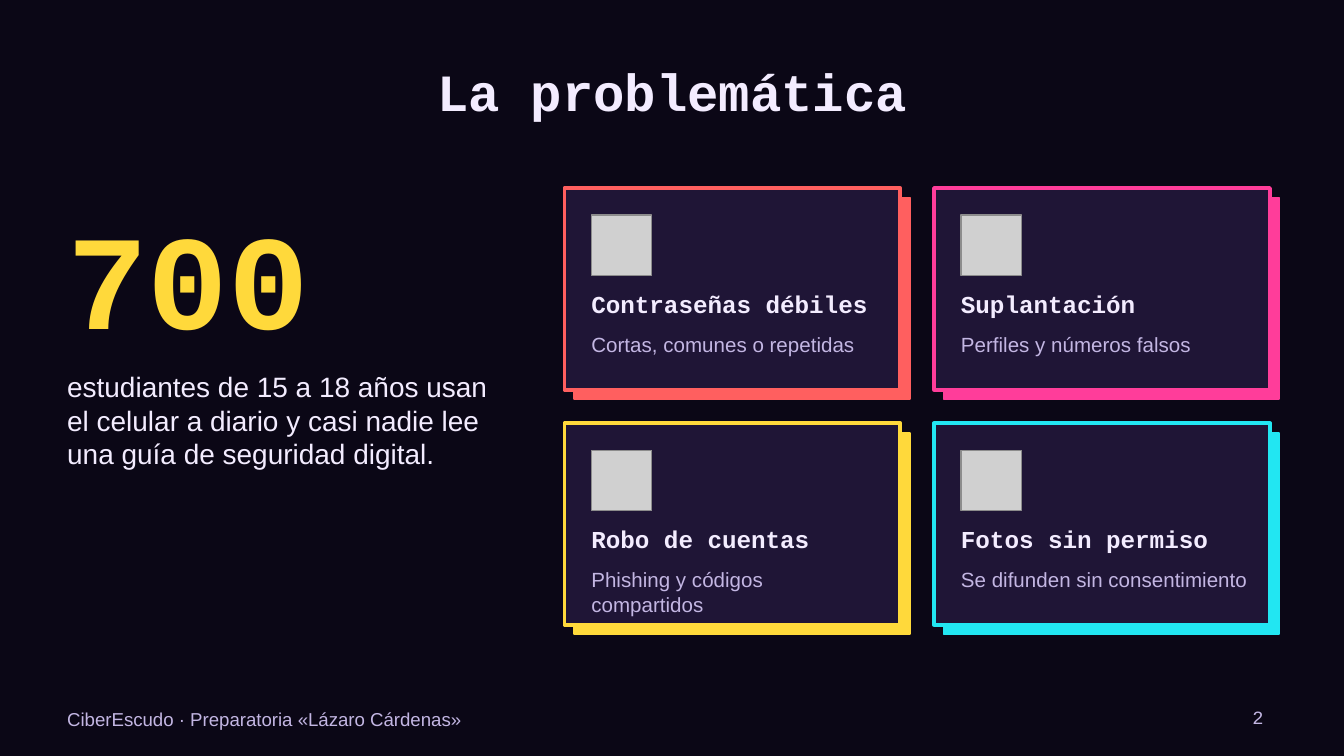
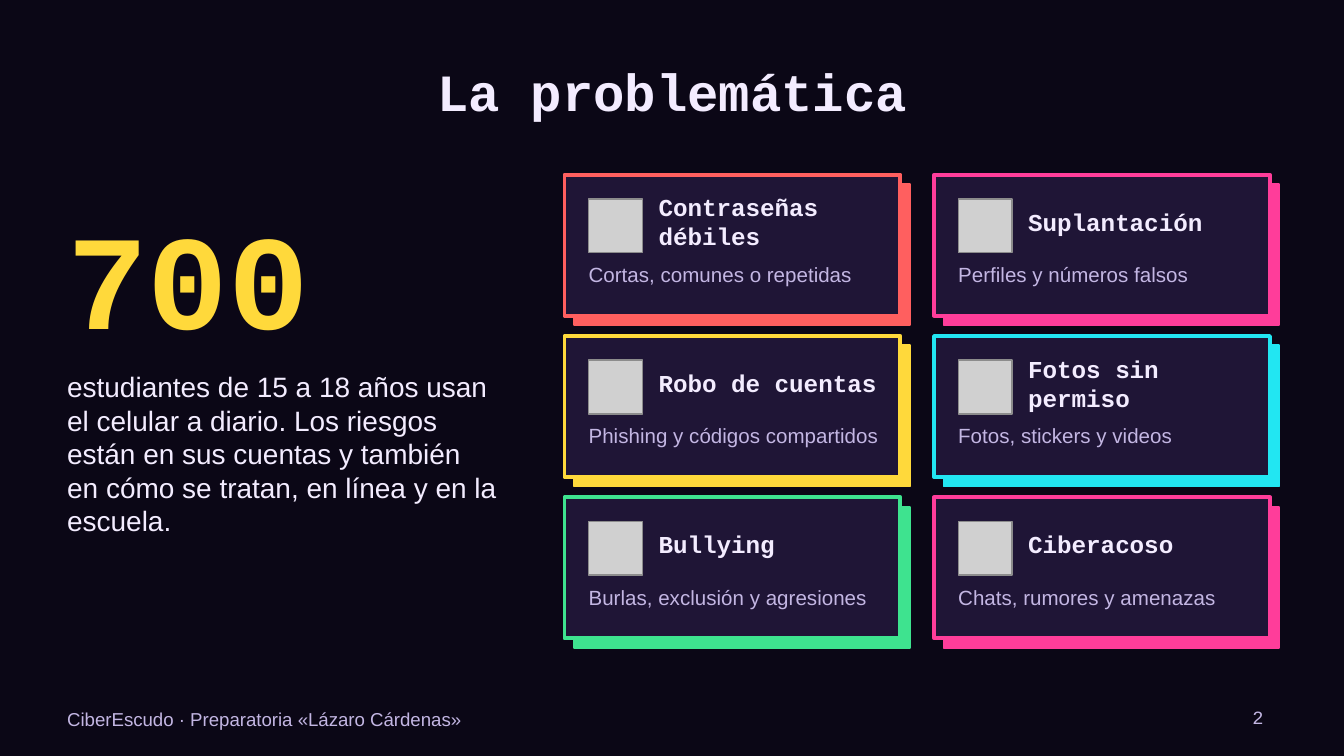
Before and after one commit to Biggu-Bosu/DESCARGAS, a slide deck: slide 2 of ciberescudo/entregables/GUION.pptx. Drawn at 1344x756 pixels with LibreOffice and Linux fonts; fonts in the diff are those of the drawing; grey boxes stand for pictures. Boxes give left, top, right and bottom in pixels: in the first picture for what was removed or moved away, otherwise in the second. Text is boxed around its words. In the diff, an @@ line names an element or a change of style, - is before the commit and + after.

```diff
--- a/ciberescudo/entregables/GUION.pptx
+++ b/ciberescudo/entregables/GUION.pptx
@@ rectangle: place and size @@
-rectangle at bbox=[564, 188, 900, 390]
+rectangle at bbox=[564, 175, 900, 316]
@@ rectangle: place and size @@
-rectangle at bbox=[934, 188, 1270, 390]
+rectangle at bbox=[934, 175, 1270, 316]
@@ rectangle: place and size @@
-rectangle at bbox=[574, 198, 910, 399]
+rectangle at bbox=[574, 184, 910, 325]
@@ picture: place and size @@
-picture at bbox=[591, 215, 652, 276]
+picture at bbox=[589, 199, 642, 253]
@@ text "Contraseñas débiles": place and size @@
-text "Contraseñas débiles" at bbox=[591, 295, 868, 314]
+text "Contraseñas débiles" at bbox=[659, 199, 819, 246]
@@ rectangle: place and size @@
-rectangle at bbox=[943, 198, 1279, 399]
+rectangle at bbox=[943, 184, 1279, 325]
@@ picture: place and size @@
-picture at bbox=[961, 215, 1021, 276]
+picture at bbox=[958, 199, 1012, 253]
@@ text "Suplantación": place and size @@
-text "Suplantación" at bbox=[961, 295, 1135, 318]
+text "Suplantación" at bbox=[1028, 213, 1202, 236]
@@ text "Cortas, comunes o repetidas": place and size @@
-text "Cortas, comunes o repetidas" at bbox=[591, 337, 855, 357]
+text "Cortas, comunes o repetidas" at bbox=[589, 267, 852, 287]
@@ text "Perfiles y números falsos": place and size @@
-text "Perfiles y números falsos" at bbox=[961, 337, 1191, 356]
+text "Perfiles y números falsos" at bbox=[958, 267, 1188, 286]
@@ rectangle: place and size @@
-rectangle at bbox=[564, 423, 900, 625]
+rectangle at bbox=[564, 336, 900, 477]
@@ rectangle: place and size @@
-rectangle at bbox=[574, 433, 910, 634]
+rectangle at bbox=[574, 345, 910, 487]
@@ text "Robo de cuentas": place and size @@
-text "Robo de cuentas" at bbox=[591, 530, 810, 549]
+text "Robo de cuentas" at bbox=[659, 375, 877, 393]
@@ rectangle: place and size @@
-rectangle at bbox=[934, 423, 1270, 625]
+rectangle at bbox=[934, 336, 1270, 477]
@@ rectangle: place and size @@
-rectangle at bbox=[943, 433, 1279, 634]
+rectangle at bbox=[943, 345, 1279, 487]
@@ vertical alignment top to middle in 4 elements at bbox=[659, 199, 819, 246], bbox=[1028, 213, 1202, 236], bbox=[659, 375, 877, 393], bbox=[1028, 360, 1159, 412] @@
@@ text "Fotos sin permiso": place and size @@
-text "Fotos sin permiso" at bbox=[961, 530, 1208, 553]
+text "Fotos sin permiso" at bbox=[1028, 360, 1159, 412]
@@ text at bbox=[67, 376, 496, 532]: text changed @@
-estudiantes de 15 a 18 años usan el celular a diario y casi nadie lee una guía de seguridad digital.
+estudiantes de 15 a 18 años usan el celular a diario. Los riesgos están en sus cuentas y también en cómo se tratan, en línea y en la escuela.
@@ picture: place and size @@
-picture at bbox=[591, 450, 652, 511]
+picture at bbox=[589, 360, 642, 414]
@@ picture: place and size @@
-picture at bbox=[961, 450, 1021, 511]
+picture at bbox=[958, 360, 1012, 414]
@@ text "Phishing y códigos compartidos" rewrapped from bbox=[591, 572, 763, 617] to bbox=[589, 428, 878, 448] @@
@@ text at bbox=[958, 428, 1171, 447]: text changed @@
-Se difunden sin consentimiento
+Fotos, stickers y videos
@@ rectangle added at bbox=[564, 497, 900, 638], fill #1F1536, outline #3EE38F 2 pt @@
@@ rectangle added at bbox=[574, 507, 910, 648], fill #3EE38F, outline #3EE38F 1 pt @@
@@ rectangle added at bbox=[934, 497, 1270, 638], fill #1F1536, outline #FF3D9A 2 pt @@
@@ rectangle added at bbox=[943, 507, 1279, 648], fill #FF3D9A, outline #FF3D9A 1 pt @@
@@ picture added at bbox=[589, 521, 642, 575] @@
@@ text added at bbox=[659, 536, 775, 558], 13 pt, text #F3ECFF, bold @@
+Bullying
@@ picture added at bbox=[958, 521, 1012, 575] @@
@@ text added at bbox=[1028, 536, 1173, 554], 13 pt, text #F3ECFF, bold @@
+Ciberacoso
@@ text added at bbox=[589, 590, 867, 610], 11 pt, text #C3B6E3 @@
+Burlas, exclusión y agresiones
@@ text added at bbox=[958, 590, 1215, 609], 11 pt, text #C3B6E3 @@
+Chats, rumores y amenazas
```
Also in this commit, not shown: 7 other slides changed, 3 other files.
